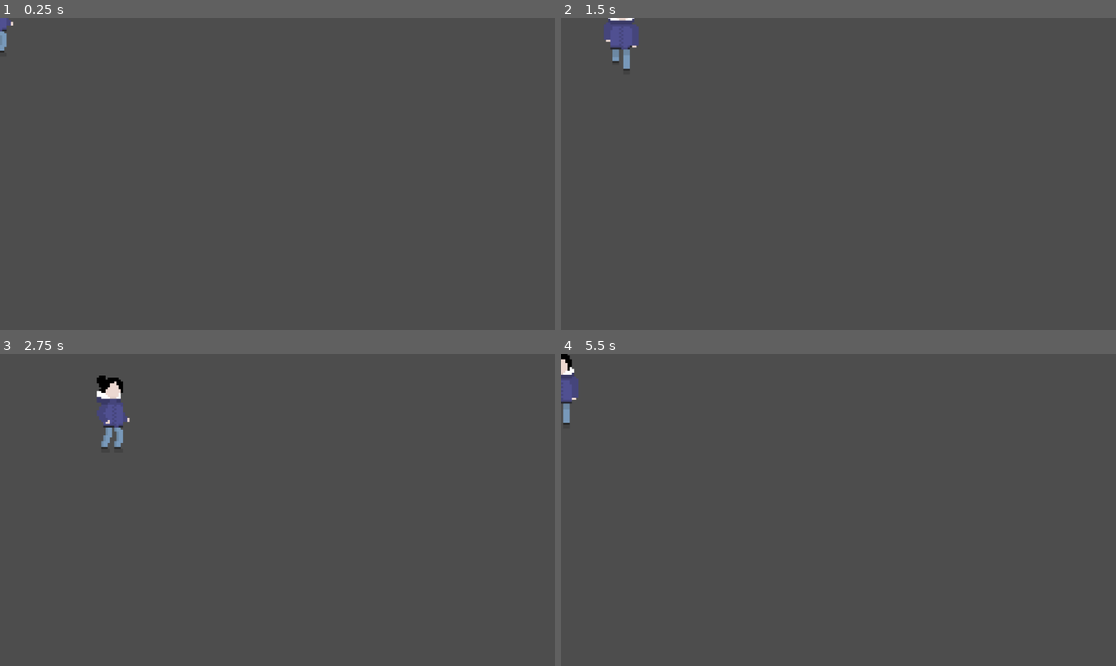
Above: before the commit, frames 1-4 (two rows, left to right).
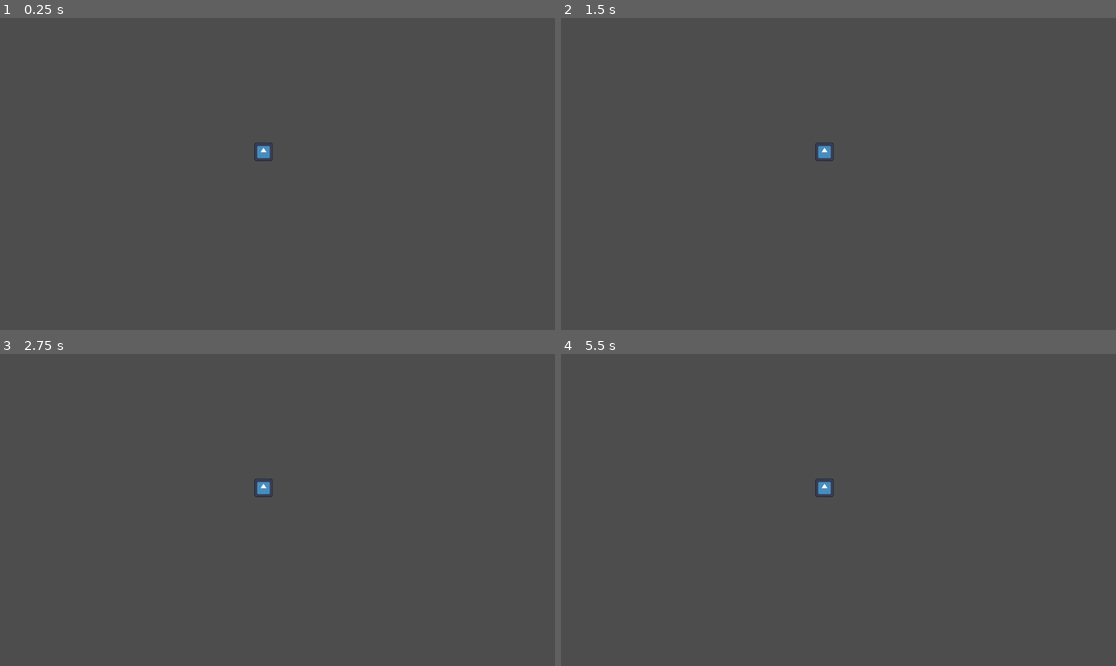
Above: after the commit, the same moments.

Repository: Vinnie-Jung/Som-da-Escuridao
Game: Godot game, scene res://scenes/level_01.tscn
The game is run twice, just before and just after one commit, with the same random seed, the same clock (stepped at 60 frames per second) and the same inputs. Before the commit the project has no main scene; this scene is started directly in both runs. The engine's default icon, where the game draws it, is replaced by a stand-in: a white triangle on a blue panel in a dark square.
Inputs:
- Up to frame 1 (0.25 s): no input
- Up to frame 2 (1.5 s): tap Enter at 0.5 s; hold D (MoveRight) 0.53-1.28 s; hold S (MoveDown) from 1.28 s (still down)
- Up to frame 3 (2.75 s): release S (MoveDown) at 2.03 s; hold D (MoveRight) from 2.03 s (still down)
- Up to frame 4 (5.5 s): release D (MoveRight) at 2.78 s; hold W (MoveUp) 2.78-3.53 s; hold A (MoveLeft) 3.53-5.03 s; hold S (MoveDown) from 5.03 s (still down)

The runs differ from the first frame. In frame 1, 0.3% of the frame differs, in the area x 0-50%, y 0-46%; in frame 2, 0.8%; in frame 3, 1.0%, in the area x 17-50%, y 6-46%; in frame 4, 0.6%.

Commit message:
[ITEM] - Criado reconhecimento de colisão do player no item

Diff:
--- a/project.godot
+++ b/project.godot
@@ -11,11 +11,68 @@
 [application]
 
 config/name="Som Da Escuridao"
+run/main_scene="res://scenes/level_01.tscn"
 config/features=PackedStringArray("4.1", "GL Compatibility")
 config/icon="res://icon.svg"
 
 [input]
 
+moveUp={
+"deadzone": 0.5,
+"events": [Object(InputEventKey,"resource_local_to_scene":false,"resource_name":"","device":-1,"window_id":0,"alt_pressed":false,"shift_pressed":false,"ctrl_pressed":false,"meta_pressed":false,"pressed":false,"keycode":0,"physical_keycode":87,"key_label":0,"unicode":119,"echo":false,"script":null)
+, Object(InputEventKey,"resource_local_to_scene":false,"resource_name":"","device":-1,"window_id":0,"alt_pressed":false,"shift_pressed":false,"ctrl_pressed":false,"meta_pressed":false,"pressed":false,"keycode":0,"physical_keycode":4194320,"key_label":0,"unicode":0,"echo":false,"script":null)
+, Object(InputEventJoypadMotion,"resource_local_to_scene":false,"resource_name":"","device":-1,"axis":1,"axis_value":-1.0,"script":null)
+, Object(InputEventJoypadButton,"resource_local_to_scene":false,"resource_name":"","device":-1,"button_index":11,"pressure":0.0,"pressed":true,"script":null)
+]
+}
+moveDown={
+"deadzone": 0.5,
+"events": [Object(InputEventKey,"resource_local_to_scene":false,"resource_name":"","device":-1,"window_id":0,"alt_pressed":false,"shift_pressed":false,"ctrl_pressed":false,"meta_pressed":false,"pressed":false,"keycode":0,"physical_keycode":83,"key_label":0,"unicode":115,"echo":false,"script":null)
+, Object(InputEventKey,"resource_local_to_scene":false,"resource_name":"","device":-1,"window_id":0,"alt_pressed":false,"shift_pressed":false,"ctrl_pressed":false,"meta_pressed":false,"pressed":false,"keycode":0,"physical_keycode":4194322,"key_label":0,"unicode":0,"echo":false,"script":null)
+, Object(InputEventJoypadMotion,"resource_local_to_scene":false,"resource_name":"","device":-1,"axis":1,"axis_value":1.0,"script":null)
+, Object(InputEventJoypadButton,"resource_local_to_scene":false,"resource_name":"","device":-1,"button_index":12,"pressure":0.0,"pressed":true,"script":null)
+]
+}
+moveLeft={
+"deadzone": 0.5,
+"events": [Object(InputEventKey,"resource_local_to_scene":false,"resource_name":"","device":-1,"window_id":0,"alt_pressed":false,"shift_pressed":false,"ctrl_pressed":false,"meta_pressed":false,"pressed":false,"keycode":0,"physical_keycode":65,"key_label":0,"unicode":97,"echo":false,"script":null)
+, Object(InputEventKey,"resource_local_to_scene":false,"resource_name":"","device":-1,"window_id":0,"alt_pressed":false,"shift_pressed":false,"ctrl_pressed":false,"meta_pressed":false,"pressed":false,"keycode":0,"physical_keycode":4194319,"key_label":0,"unicode":0,"echo":false,"script":null)
+, Object(InputEventJoypadMotion,"resource_local_to_scene":false,"resource_name":"","device":-1,"axis":0,"axis_value":-1.0,"script":null)
+, Object(InputEventJoypadButton,"resource_local_to_scene":false,"resource_name":"","device":-1,"button_index":13,"pressure":0.0,"pressed":true,"script":null)
+]
+}
+moveRight={
+"deadzone": 0.5,
+"events": [Object(InputEventKey,"resource_local_to_scene":false,"resource_name":"","device":-1,"window_id":0,"alt_pressed":false,"shift_pressed":false,"ctrl_pressed":false,"meta_pressed":false,"pressed":false,"keycode":0,"physical_keycode":68,"key_label":0,"unicode":100,"echo":false,"script":null)
+, Object(InputEventKey,"resource_local_to_scene":false,"resource_name":"","device":-1,"window_id":0,"alt_pressed":false,"shift_pressed":false,"ctrl_pressed":false,"meta_pressed":false,"pressed":false,"keycode":0,"physical_keycode":4194321,"key_label":0,"unicode":0,"echo":false,"script":null)
+, Object(InputEventJoypadMotion,"resource_local_to_scene":false,"resource_name":"","device":-1,"axis":0,"axis_value":1.0,"script":null)
+, Object(InputEventJoypadButton,"resource_local_to_scene":false,"resource_name":"","device":-1,"button_index":14,"pressure":0.0,"pressed":true,"script":null)
+]
+}
+sprint={
+"deadzone": 0.5,
+"events": [Object(InputEventKey,"resource_local_to_scene":false,"resource_name":"","device":-1,"window_id":0,"alt_pressed":false,"shift_pressed":false,"ctrl_pressed":false,"meta_pressed":false,"pressed":false,"keycode":0,"physical_keycode":4194325,"key_label":0,"unicode":0,"echo":false,"script":null)
+, Object(InputEventJoypadButton,"resource_local_to_scene":false,"resource_name":"","device":-1,"button_index":2,"pressure":0.0,"pressed":true,"script":null)
+]
+}
+interact={
+"deadzone": 0.5,
+"events": [Object(InputEventKey,"resource_local_to_scene":false,"resource_name":"","device":-1,"window_id":0,"alt_pressed":false,"shift_pressed":false,"ctrl_pressed":false,"meta_pressed":false,"pressed":false,"keycode":0,"physical_keycode":69,"key_label":0,"unicode":101,"echo":false,"script":null)
+, Object(InputEventJoypadButton,"resource_local_to_scene":false,"resource_name":"","device":-1,"button_index":0,"pressure":0.0,"pressed":true,"script":null)
+]
+}
+inventory={
+"deadzone": 0.5,
+"events": [Object(InputEventKey,"resource_local_to_scene":false,"resource_name":"","device":-1,"window_id":0,"alt_pressed":false,"shift_pressed":false,"ctrl_pressed":false,"meta_pressed":false,"pressed":false,"keycode":0,"physical_keycode":73,"key_label":0,"unicode":105,"echo":false,"script":null)
+, Object(InputEventJoypadButton,"resource_local_to_scene":false,"resource_name":"","device":-1,"button_index":3,"pressure":0.0,"pressed":true,"script":null)
+]
+}
+settings={
+"deadzone": 0.5,
+"events": [Object(InputEventKey,"resource_local_to_scene":false,"resource_name":"","device":-1,"window_id":0,"alt_pressed":false,"shift_pressed":false,"ctrl_pressed":false,"meta_pressed":false,"pressed":false,"keycode":0,"physical_keycode":4194305,"key_label":0,"unicode":0,"echo":false,"script":null)
+, Object(InputEventJoypadButton,"resource_local_to_scene":false,"resource_name":"","device":-1,"button_index":6,"pressure":0.0,"pressed":true,"script":null)
+]
+}
 MoveUp={
 "deadzone": 0.5,
 "events": [Object(InputEventKey,"resource_local_to_scene":false,"resource_name":"","device":-1,"window_id":0,"alt_pressed":false,"shift_pressed":false,"ctrl_pressed":false,"meta_pressed":false,"pressed":false,"keycode":0,"physical_keycode":87,"key_label":0,"unicode":119,"echo":false,"script":null)
--- /dev/null
+++ b/scenes/candle.tscn
@@ -0,0 +1,20 @@
+[gd_scene load_steps=4 format=3 uid="uid://dchdwxuxfljky"]
+
+[ext_resource type="Texture2D" uid="uid://k55hxjrf3kjm" path="res://assets/sprites/icon.svg" id="1_d132s"]
+[ext_resource type="Script" path="res://scripts/candle.gd" id="1_yi84e"]
+
+[sub_resource type="CircleShape2D" id="CircleShape2D_e2mcd"]
+radius = 39.0512
+
+[node name="candle" type="Area2D"]
+script = ExtResource("1_yi84e")
+
+[node name="Sprite2D" type="Sprite2D" parent="."]
+scale = Vector2(0.3, 0.3)
+texture = ExtResource("1_d132s")
+
+[node name="collision_area" type="CollisionShape2D" parent="."]
+shape = SubResource("CircleShape2D_e2mcd")
+
+[connection signal="body_entered" from="." to="." method="_on_body_entered"]
+[connection signal="body_exited" from="." to="." method="_on_body_exited"]
--- a/scenes/level_01.tscn
+++ b/scenes/level_01.tscn
@@ -1,7 +1,12 @@
-[gd_scene load_steps=2 format=3 uid="uid://bcl27mxwvbecs"]
+[gd_scene load_steps=3 format=3 uid="uid://bcl27mxwvbecs"]
 
 [ext_resource type="PackedScene" uid="uid://bloksv75bt71v" path="res://scenes/player.tscn" id="1_j3306"]
+[ext_resource type="PackedScene" uid="uid://dchdwxuxfljky" path="res://scenes/candle.tscn" id="1_qx7hh"]
 
-[node name="Level_01" type="Node2D"]
+[node name="level_01" type="Node2D"]
 
-[node name="Player" parent="." instance=ExtResource("1_j3306")]
+[node name="candle" parent="." instance=ExtResource("1_qx7hh")]
+position = Vector2(547, 278)
+
+[node name="player" parent="." instance=ExtResource("1_j3306")]
+position = Vector2(179, 191)
--- a/scenes/player.tscn
+++ b/scenes/player.tscn
@@ -1,9 +1,9 @@
 [gd_scene load_steps=25 format=3 uid="uid://bloksv75bt71v"]
 
 [ext_resource type="Script" path="res://scripts/player.gd" id="1_l3ug1"]
-[ext_resource type="Texture2D" uid="uid://v5jmo4tna0tn" path="res://assets/sprites/player/running_side.png" id="2_84gxq"]
-[ext_resource type="Texture2D" uid="uid://ua8kkjq07i7e" path="res://assets/sprites/player/running_down.png" id="3_voo0a"]
-[ext_resource type="Texture2D" uid="uid://bwhncppx5kywg" path="res://assets/sprites/player/running_up.png" id="4_iew3n"]
+[ext_resource type="Texture2D" uid="uid://v5jmo4tna0tn" path="res://assets/sprites/player/moving_side.png" id="2_84gxq"]
+[ext_resource type="Texture2D" uid="uid://ua8kkjq07i7e" path="res://assets/sprites/player/moving_down.png" id="3_voo0a"]
+[ext_resource type="Texture2D" uid="uid://bwhncppx5kywg" path="res://assets/sprites/player/moving_up.png" id="4_iew3n"]
 
 [sub_resource type="AtlasTexture" id="AtlasTexture_rrs0y"]
 atlas = ExtResource("2_84gxq")
@@ -158,14 +158,13 @@
 radius = 19.0
 height = 136.0
 
-[node name="Player" type="CharacterBody2D"]
+[node name="player" type="CharacterBody2D"]
 script = ExtResource("1_l3ug1")
 
-[node name="Animation" type="AnimatedSprite2D" parent="."]
+[node name="animation" type="AnimatedSprite2D" parent="."]
 scale = Vector2(1.12946, 1)
 sprite_frames = SubResource("SpriteFrames_0mph0")
-animation = &"running_up"
-frame_progress = 0.320079
+animation = &"idle"
 
-[node name="Collision" type="CollisionShape2D" parent="."]
+[node name="collision" type="CollisionShape2D" parent="."]
 shape = SubResource("CapsuleShape2D_mqaye")
--- /dev/null
+++ b/scripts/candle.gd
@@ -0,0 +1,12 @@
+extends Area2D
+
+@onready var _playerIn : bool = false
+
+func _on_body_entered(body):
+	_playerIn = true
+	print("In item area...")
+
+
+func _on_body_exited(body):
+	_playerIn = false
+	print("Out of item area")
--- a/scripts/player.gd
+++ b/scripts/player.gd
@@ -20,13 +20,13 @@
 func _animation() -> void:
 	# Animation tree (temporary)
 	if (_direction.y == -1):
-		$Animation.play("running_up")
+		$animation.play("running_up")
 	elif (_direction.y == 1):
-		$Animation.play("running_down")
+		$animation.play("running_down")
 	elif (_direction.x != 0):
-		$Animation.play("running_side")
-		$Animation.flip_h = false
+		$animation.play("running_side")
+		$animation.flip_h = false
 		if (_direction.x < 0):
-			$Animation.flip_h = true
+			$animation.flip_h = true
 	else:
-		$Animation.play("idle")
+		$animation.play("idle")
